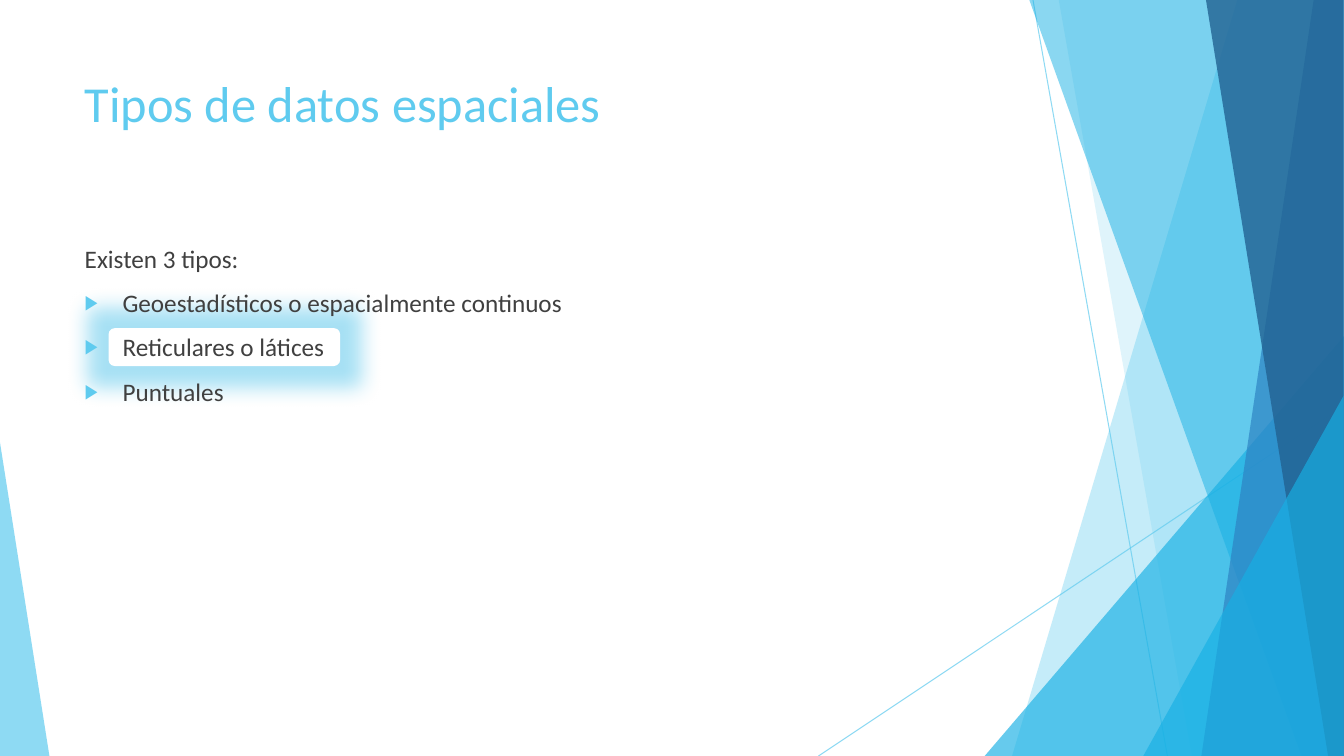
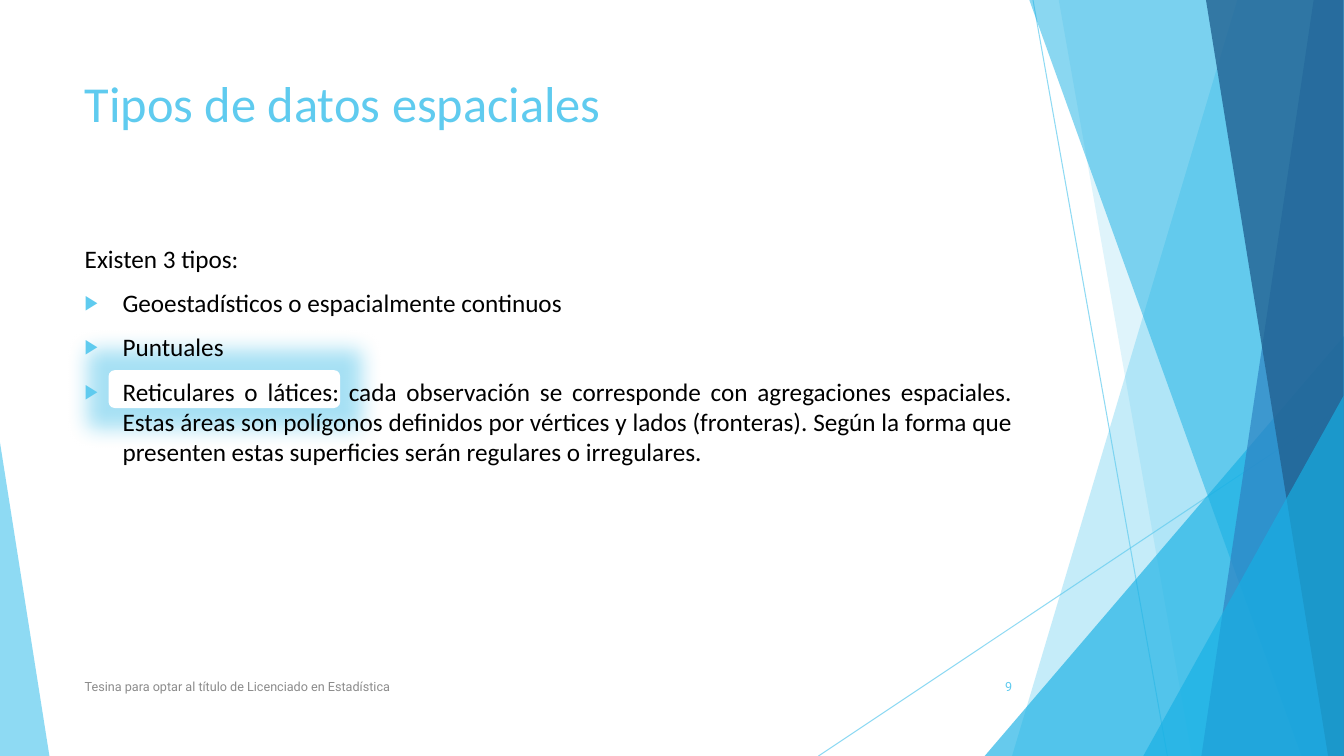
Before and after one commit to Seferra18/Tesina, a slide deck: slide 9 of ppt.pptx (slide 8 before the commit). Drawn at 1344x756 pixels with LibreOffice and Linux fonts; fonts in the diff are those of the drawing. Boxes give left, top, right and bottom in pixels: in the first picture for what was removed or moved away, otherwise in the second. Text is boxed around its words. In the diff, an @@ line names an element or a change of style, - is before the commit and + after.

Commit message:
Para compartir

```diff
--- a/ppt.pptx
+++ b/ppt.pptx
@@ text at (85, 250, 561, 357): text colour #404040 to #000000 in "Existen 3 tipos:", "Geoestadísticos o espacialmente continuos", "Puntuales" @@
@@ text at (123, 338, 324, 356): paragraph removed @@
-▶ Reticulares o látices
@@ rounded rectangle: place and size @@
-rounded rectangle at (109, 329, 341, 367)
+rounded rectangle at (109, 370, 341, 408)
@@ text at (123, 380, 1012, 466): paragraph added @@
+▶ Reticulares o látices: cada observación se corresponde con agregaciones espaciales. Estas áreas son polígonos definidos por vértices y lados (fronteras). Según la forma que presenten estas superficies serán regulares o irregulares.
@@ text added at (85, 681, 390, 694), 9 pt, text #8C8C8C @@
+Tesina para optar al título de Licenciado en Estadística
@@ page number added at (1005, 682, 1012, 691), 9 pt, text #5FCBEF @@
+9
```
Also in this commit, not shown: 24 other slides changed, 18 slides added, 7 slides removed.
